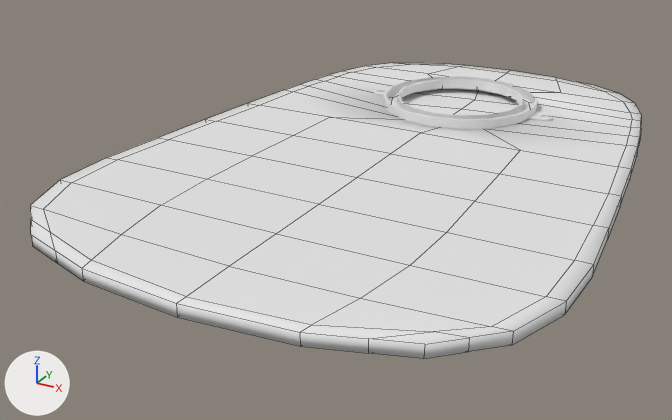
A saved change to the FBX model care-up/Assets/_Models/OstomyBag.fbx.
Camera for both pictures: a 50 mm lens placed at (0.145, -0.378, 0.127), pointed at (-0.015, -0.088, -0.018). Every picture has the same lights, and +X, +Y and +Z are marked at lower left. Mesh edges are drawn as thin lines on the coarser meshes. Where no turn or scale is listed for an object, it has been applied to the vertices. Vertices at the same position are counted once.

In view in the first picture: 'Bag', 'Clasp'.
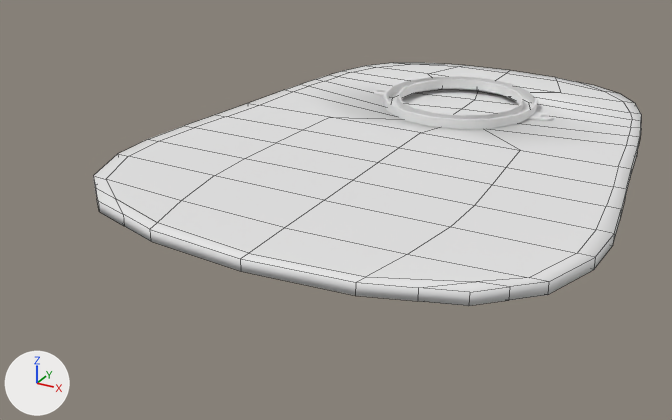
Commit message: Fixed scale of bag.

What the commit changed:
me_plane_007 is used by ob_bag; location (0.0003, -0.0504, 0.0027).
me_plane_007 had 442 vertices, 440 faces and spanned x -0.093..0.093, y -0.155..0.118, z -0.004..0.0.
me_plane_007 now has 442 vertices, 440 faces and spans x -0.093..0.093, y -0.124..0.118, z -0.004..0.0.
me_plane_007 part 1: all 28 vertices in x -0.088..0.088, y -0.021, z -0.004..0.0 are moved by (0.0, 0.007, 0.0).
me_plane_007 part 2: all 28 vertices in x -0.091..0.091, y -0.049, z -0.004..0.0 are moved by (0.0, 0.017, 0.0).
me_plane_007 part 3: 24 of the vertices in x -0.093..0.093, y -0.077, z -0.004..0.0 are moved by (0.0, 0.025, 0.0).
me_plane_007 part 4: all 112 vertices in x -0.092..0.092, y -0.155..-0.102, z -0.004..0.0 are moved by (0.0, 0.031, 0.0).

Where the change shows, as pixel boxes [x1, y1, x2, y2] in the pictures (672 x 420 px; the box of a moved part takes in the faces that stretch with it):
'Bag', reshaped (10% narrower, 18% shorter)
    before: [30, 63, 641, 359]
    after: [93, 63, 641, 306]
part 1 of me_plane_007, moved or reshaped
    before: [206, 103, 631, 206]
    after: [216, 103, 631, 197]
part 2 of me_plane_007, moved or reshaped
    before: [159, 119, 621, 239]
    after: [185, 115, 626, 218]
part 3 of me_plane_007, moved or reshaped
    before: [61, 138, 609, 314]
    after: [119, 126, 621, 269]
part 4 of me_plane_007, moved or reshaped
    before: [30, 180, 566, 359]
    after: [93, 154, 595, 306]
